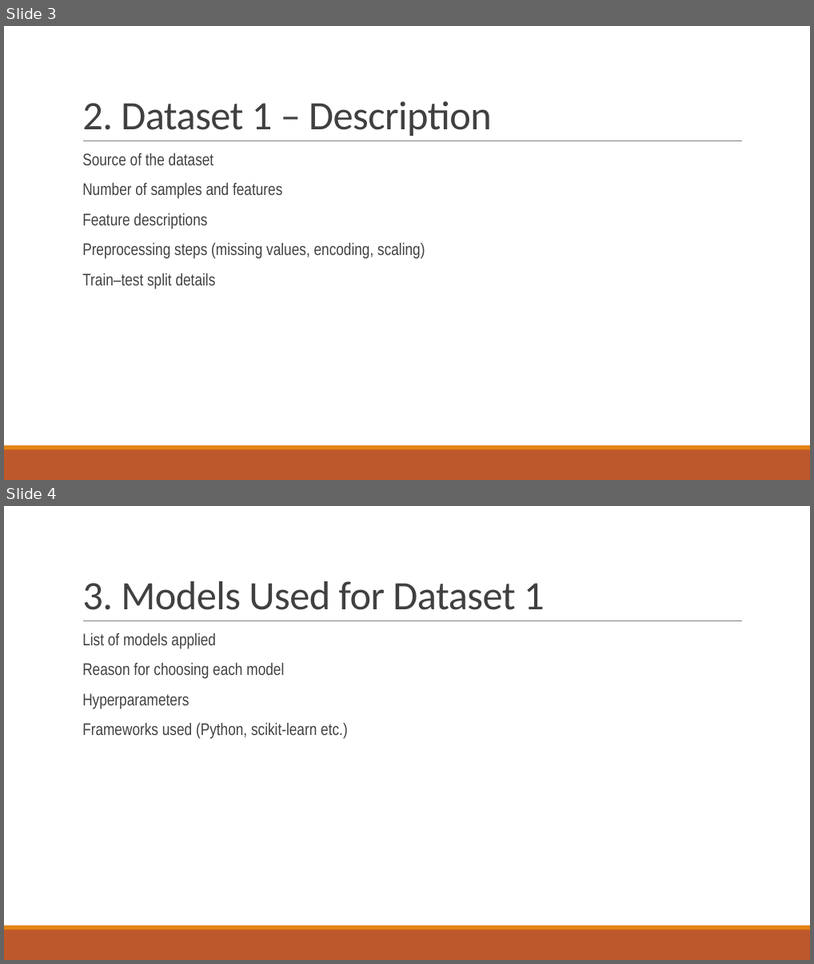
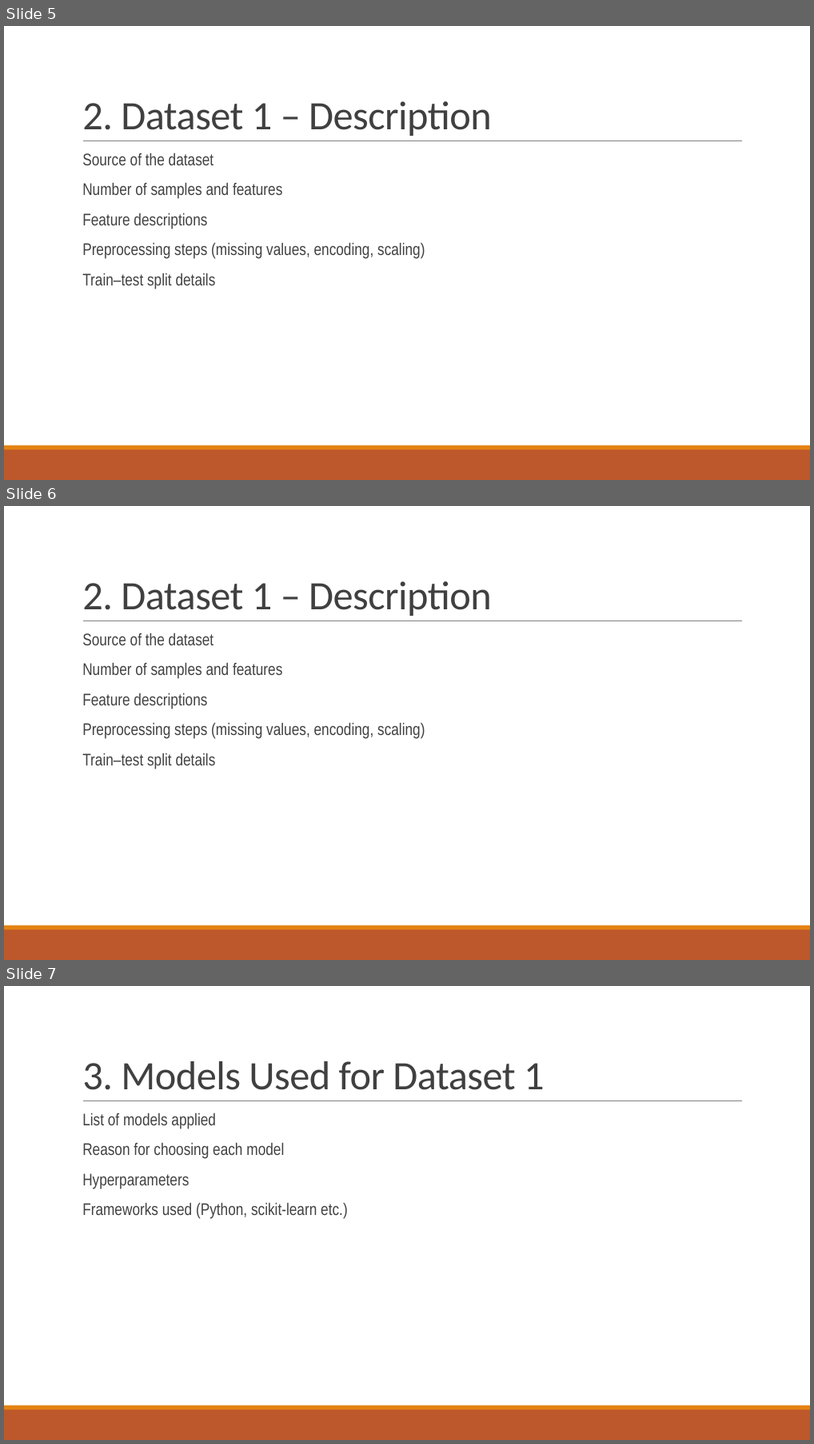
Before and after one commit to akay6483/mmml-ecommerce, a slide deck: docs/23CSE301_A8.pptx. Shown one above the other, each under a label of ours: slides 3 and 4 before the commit, slides 5, 6 and 7 after it. The pictures are 814x964 and 814x1444 pixels, drawn with LibreOffice and Linux fonts; fonts in the diff are those of the drawing; background and template pictures are left out. Boxes give left, top, right and bottom in pixels: in the first picture for what was removed or moved away, otherwise in the second. Text is boxed around its words. In the diff, an @@ line names an element or a change of style, - is before the commit and + after.

```diff
--- a/docs/23CSE301_A8.pptx
+++ b/docs/23CSE301_A8.pptx
@@ slide 6 added at (x1=4, y1=506, x2=810, y2=960), background picture (left out); not listed: 3 template elements that a slide beside it also shows @@
@@ title added at (x1=82, y1=581, x2=492, y2=616), 48 pt, text #404040 @@
+2. Dataset 1 – Description
@@ text added at (x1=82, y1=632, x2=425, y2=769), 20 pt, text #404040 @@
+  Source of the dataset
+  Number of samples and features
+  Feature descriptions
+  Preprocessing steps (missing values, encoding, scaling)
+  Train–test split details
@@ what was slide 3 is now slide 5 @@
@@ what was slide 4 is now slide 7 @@
```
Also in this commit, not shown: 1 slide changed, 12 other slides added, 2 slides removed, 7 other files.
